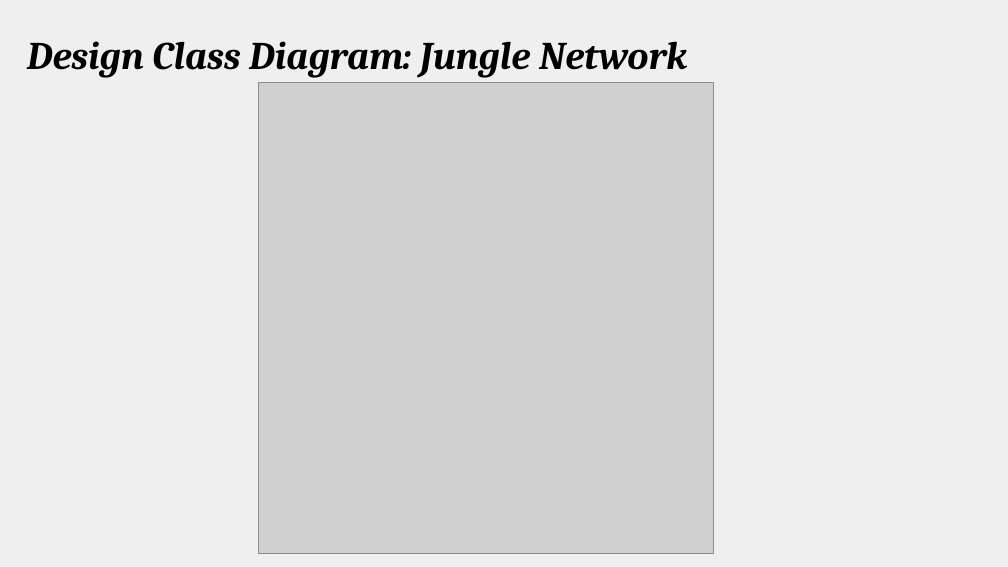
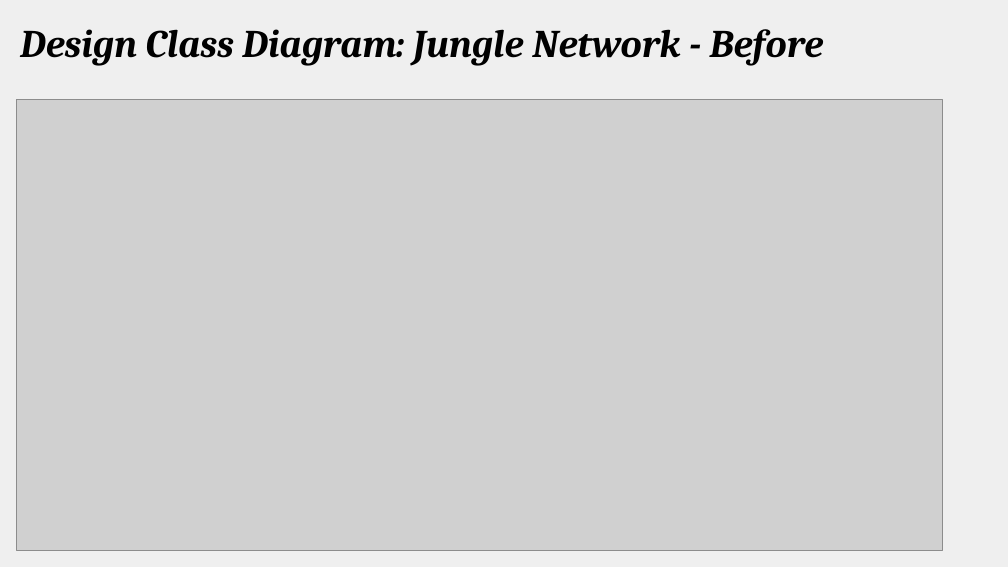
Before and after one commit to amgunden/cs414-f17-301-chessire-coders, a slide deck: slide 6 of documentation/P4 Presentation.pptx. Drawn at 1008x567 pixels with LibreOffice and Linux fonts; fonts in the diff are those of the drawing; grey boxes stand for pictures. Boxes give left, top, right and bottom in pixels: in the first picture for what was removed or moved away, otherwise in the second. Text is boxed around its words. In the diff, an @@ line names an element or a change of style, - is before the commit and + after.

```diff
--- a/documentation/P4 Presentation.pptx
+++ b/documentation/P4 Presentation.pptx
@@ title at [20, 29, 824, 66]: text changed @@
-Design Class Diagram: Jungle Network
+Design Class Diagram: Jungle Network - Before
@@ picture removed at [259, 83, 715, 553] @@
@@ picture added at [17, 100, 942, 550] @@
```
Also in this commit, not shown: 5 other slides changed, 2 slides added, 1 slide removed, 1 other file.
